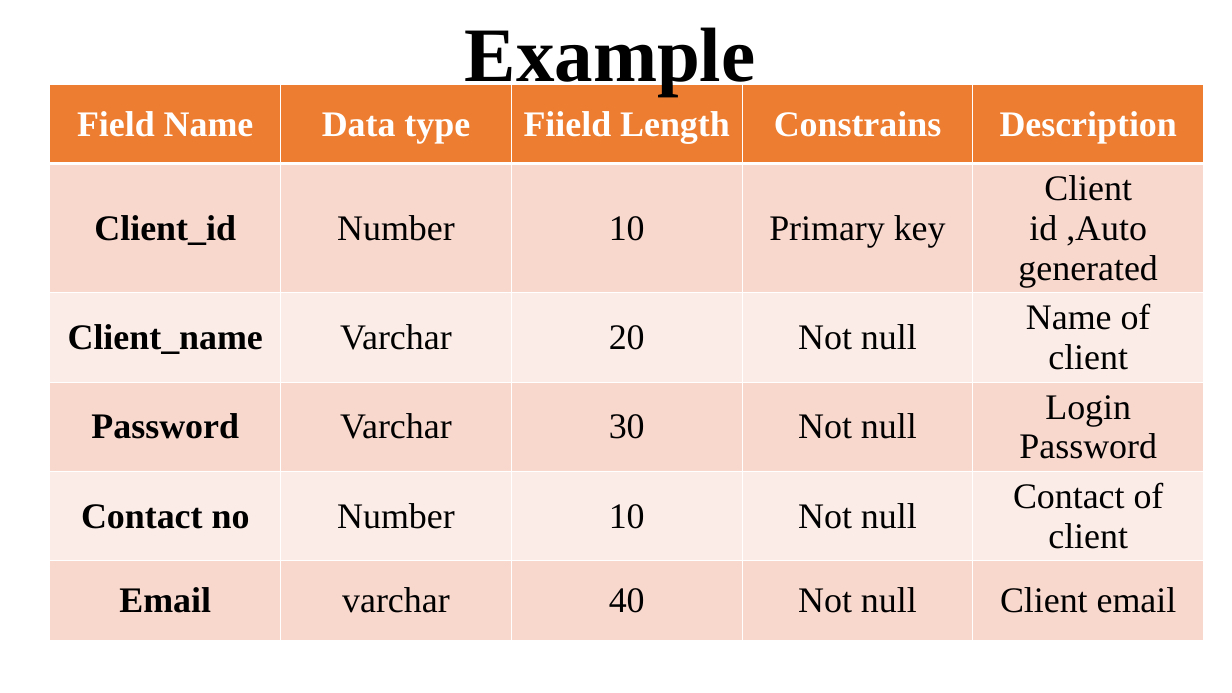
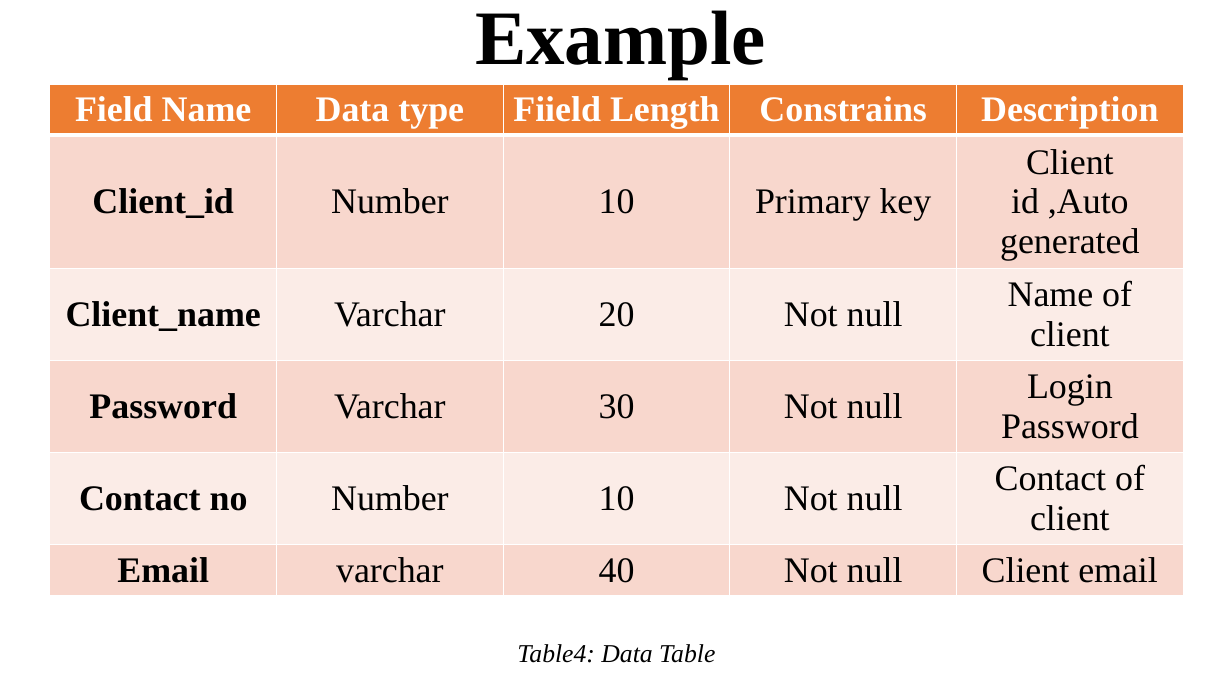
Before and after one commit to tamanghawana0815/SAD-ppt, a slide deck: slide 24 of Presentation.pptx (slide 22 before the commit). Drawn at 1232x693 pixels with LibreOffice and Linux fonts; fonts in the diff are those of the drawing; background and template pictures are left out. Boxes give left, top, right and bottom in pixels: in the first picture for what was removed or moved away, otherwise in the second. Text is boxed around its words. In the diff, an @@ line names an element or a change of style, - is before the commit and + after.

```diff
--- a/Presentation.pptx
+++ b/Presentation.pptx
@@ text "Example": place and size @@
-text "Example" at bbox=[465, 27, 756, 96]
+text "Example" at bbox=[475, 10, 766, 79]
@@ table: place and size @@
-table at bbox=[50, 84, 1205, 670]
+table at bbox=[50, 84, 1182, 617]
@@ text added at bbox=[517, 644, 715, 663], 20 pt, text #000000, italic @@
+Table4: Data Table
```
Also in this commit, not shown: 8 other slides changed, 2 slides added, 1 other file.
